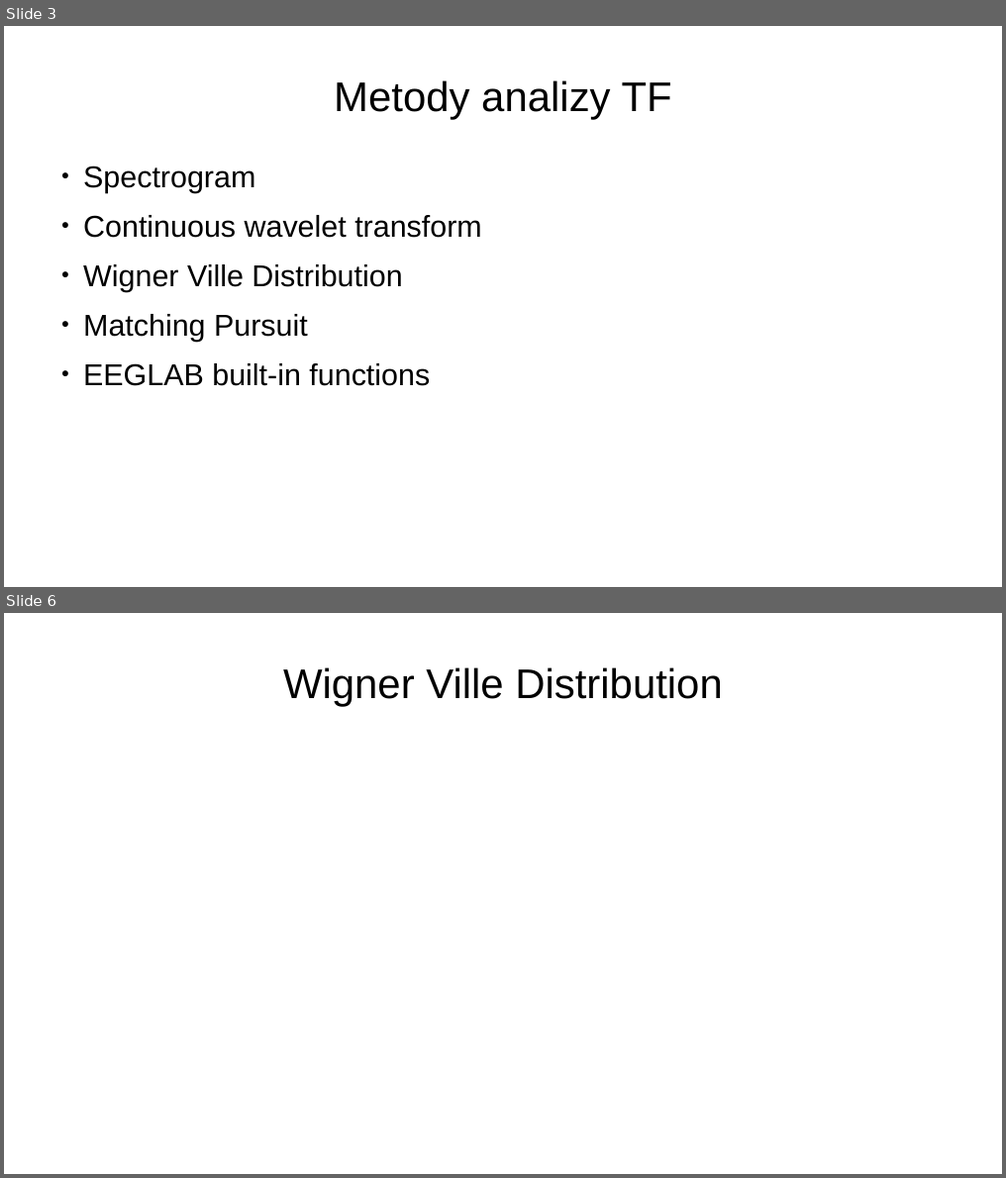
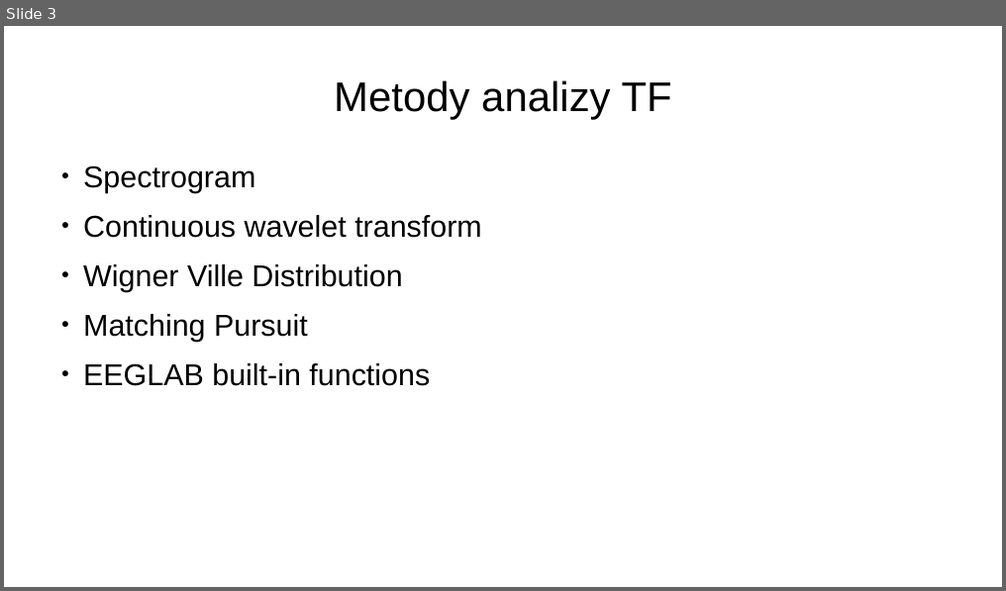
Before and after one commit to karolaug/eeg-laboratory, a slide deck: time-frequency/presentation/slides.odp. Shown one above the other, each under a label of ours: slides 3 and 6 before the commit, slide 3 after it; the slides between them are not shown. The pictures are 1006x1178 and 1006x591 pixels, drawn with LibreOffice and Linux fonts; fonts in the diff are those of the drawing. Boxes give left, top, right and bottom in pixels: in the first picture for what was removed or moved away, otherwise in the second. Text is boxed around its words. In the diff, an @@ line names an element or a change of style, - is before the commit and + after.

```diff
--- a/time-frequency/presentation/slides.odp
+++ b/time-frequency/presentation/slides.odp
@@ slide 6 removed at <box>4,613,1002,1174</box>, background #FFFFFF @@
@@ title removed at <box>283,667,722,707</box> @@
-Wigner Ville Distribution
```
Also in this commit, not shown: 1 slide changed, 5 slides added, 3 other slides removed, 7 other files.
